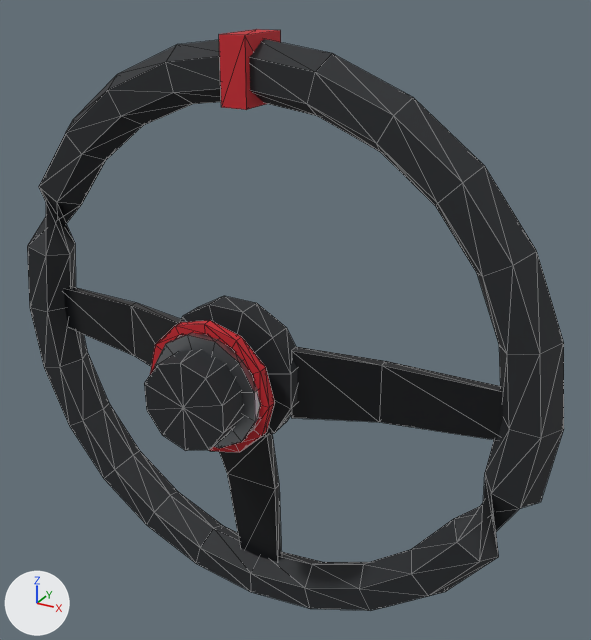
The glTF model assets/parts/interior/gripline/gripline_350_leather/kaze_gt.glb: old version first, new version second.
One viewpoint serves both versions: a camera (50 mm lens) standing at (0.249, -0.322, 0.23) and looking at (0.028, 0.079, 0.029). Arrows for +X, +Y and +Z are at lower left; the lights stay in place. The first picture is the older version. Mesh edges are drawn as thin lines. Vertices at exactly the same position are counted once.

In view in the first picture: 'model'.
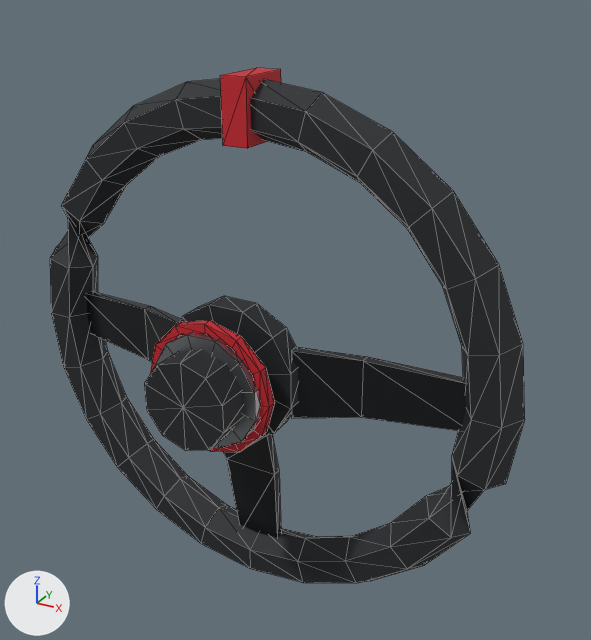
The change in detail:
me_model is used by ob_model.
me_model had 424 vertices, 796 faces and spanned x -0.99..0.99, y -0.26..0.26, z -1.0..1.0.
me_model now has 424 vertices, 796 faces and spans x -0.99..0.99, y -0.29..0.29, z -1.0..1.0.
me_model part 1: the loose piece of 72 vertices spanning x -0.23..0.23, y -0.26..0.11, z -0.23..0.22 is scaled about the mesh origin by 1.12.
me_model part 2: the loose piece of 48 vertices spanning x -0.22..0.22, y -0.13..-0.1, z -0.22..0.21 is scaled about the mesh origin by 1.12.
me_model part 3: the loose piece of 8 vertices spanning x -0.04..0.04, y 0.06..0.26, z 0.8..1.0 is scaled about its middle by 1.12, then moved by (0.0, 0.02, -0.01).
me_model part 4: 186 of 424 vertices moved; they spanned x -0.99..0.99, y 0.02..0.23, z -1.0..0.99 and now span x -0.99..0.99, y 0.02..0.26, z -1.0..0.99; mean shift (0.0, 0.02, 0.0); largest move (0.0, 0.23, 0.86) -> (0.0, 0.26, 0.84).
Other edits to the shape of me_model do not show in these pictures.
Object 'model' (ob_model) is rescaled from (0.193, 0.193, 0.193) to (0.172, 0.172, 0.172).

Location of each change, (x1, y1, x2, y2) in pixels of the pictures (591 x 640 px; the box of a moved part takes in the faces that stretch with it):
'model', reshaped, rescaled (12% narrower, 11% shorter): before (27, 29, 564, 610); after (50, 68, 525, 583)
part 1 of me_model, moved or reshaped: before (144, 296, 297, 450); after (144, 296, 298, 450)
part 2 of me_model, moved or reshaped: before (150, 321, 275, 452); after (150, 320, 275, 452)
part 3 of me_model, moved or reshaped: before (219, 29, 281, 110); after (220, 68, 281, 149)
part 4 of me_model, moved or reshaped: before (27, 39, 564, 610); after (50, 79, 525, 583)
